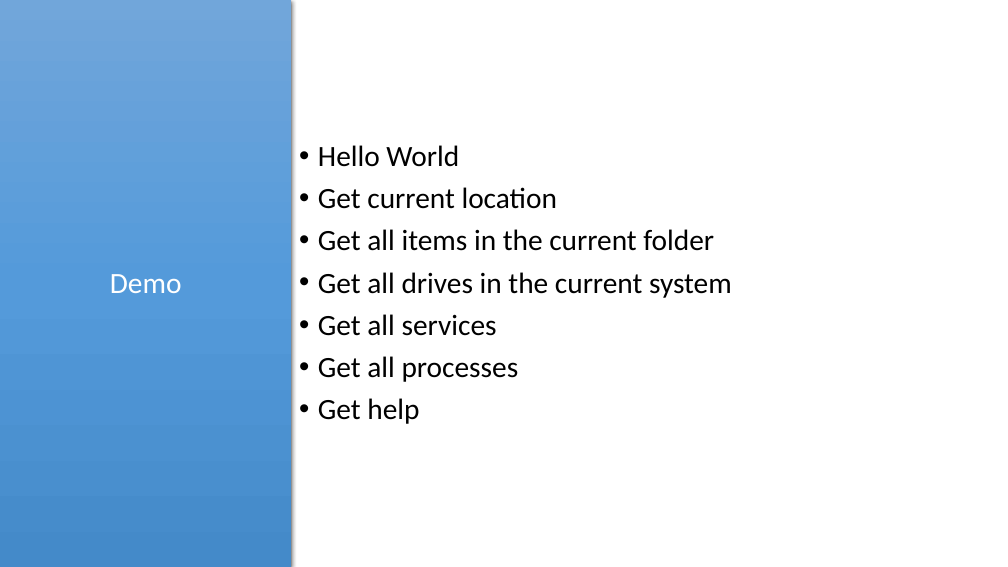
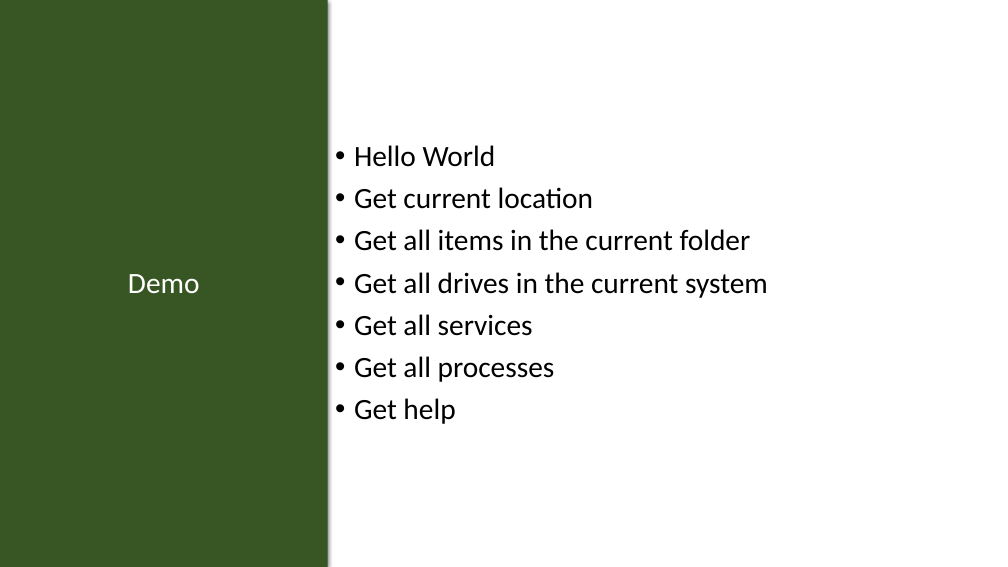
Before and after one commit to PSRITPro/my-learning-journal, a slide deck: slide 12 of PowerShell/Day1/PowerShell.pptx (slide 9 before the commit). Drawn at 1008x567 pixels with LibreOffice and Linux fonts; fonts in the diff are those of the drawing. Boxes give left, top, right and bottom in pixels: in the first picture for what was removed or moved away, otherwise in the second. Text is boxed around its words. In the diff, an @@ line names an element or a change of style, - is before the commit and + after.

```diff
--- a/PowerShell/Day1/PowerShell.pptx
+++ b/PowerShell/Day1/PowerShell.pptx
@@ text "Demo": place and size @@
-text "Demo" at (0, 0, 292, 567)
+text "Demo" at (0, 0, 327, 567)
@@ text "Demo" at (0, 0, 327, 567): fill gradient #71A6DB to #559BDB to #448ACA to #385723 @@
@@ text "Hello World": place and size @@
-text "Hello World" at (318, 145, 732, 424)
+text "Hello World" at (354, 145, 768, 424)
```
Also in this commit, not shown: 7 other slides changed, 3 slides added, 4 other files.
